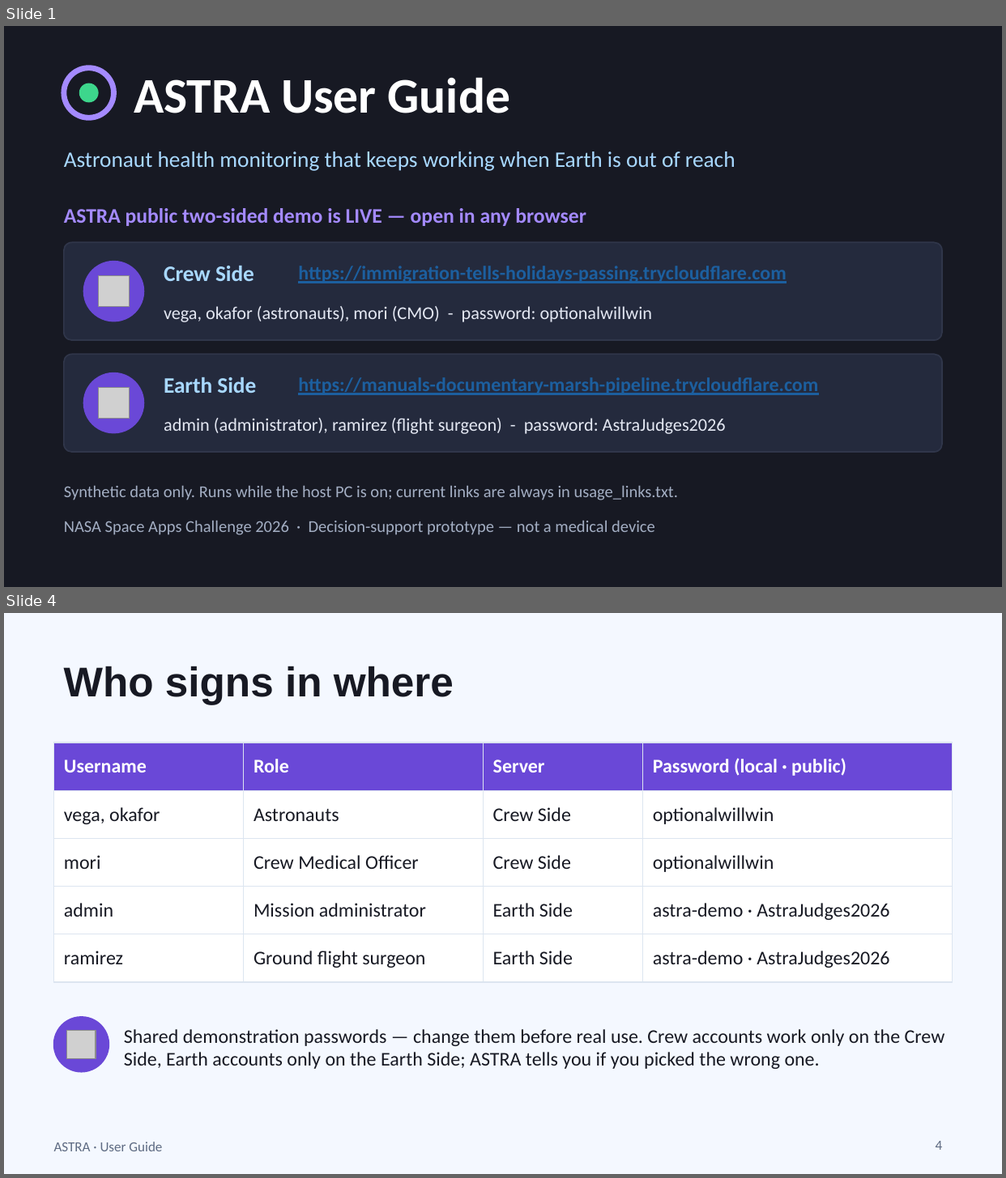
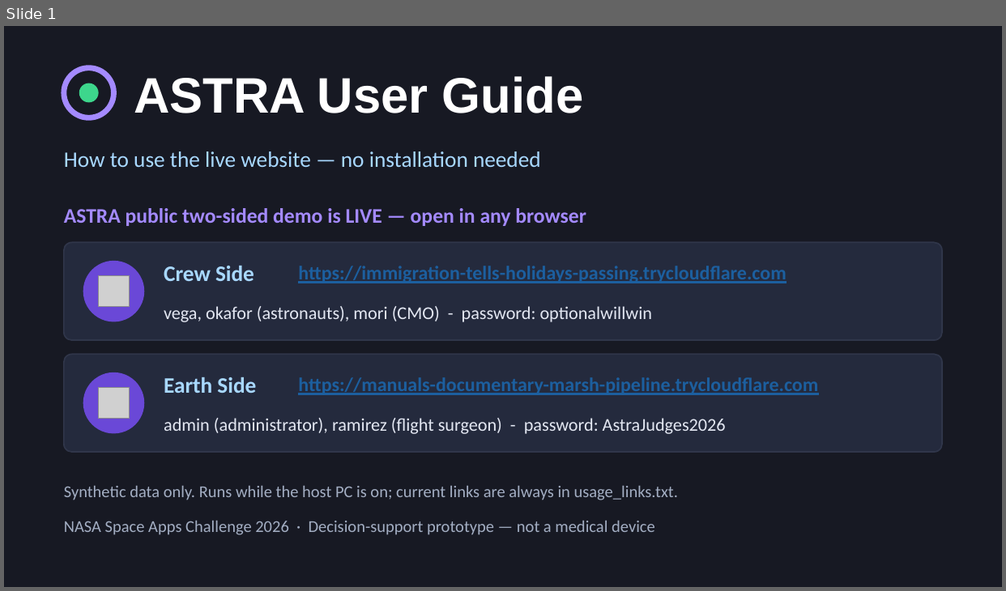
Before and after one commit to optional2026/nasa-challenge-2026, a slide deck: presentation/ASTRA_User_Guide.pptx. Shown one above the other, each under a label of ours: slides 1 and 4 before the commit, slide 1 after it; the slides between them are not shown. The pictures are 1006x1178 and 1006x591 pixels, drawn with LibreOffice and Linux fonts; fonts in the diff are those of the drawing; grey boxes stand for pictures. Boxes give left, top, right and bottom in pixels: in the first picture for what was removed or moved away, otherwise in the second. Text is boxed around its words. In the diff, an @@ line names an element or a change of style, - is before the commit and + after.

```diff
--- a/presentation/ASTRA_User_Guide.pptx
+++ b/presentation/ASTRA_User_Guide.pptx
@@ slide 4 removed at [4,613,1002,1174], background #F4F8FF @@
@@ title removed at [64,666,454,705] @@
-Who signs in where
@@ table removed at [54,743,952,971], 5 rows, 4 columns @@
-Username | Role | Server | Password (local · public)
-vega, okafor | Astronauts | Crew Side | optionalwillwin
-mori | Crew Medical Officer | Crew Side | optionalwillwin
-admin | Mission administrator | Earth Side | astra-demo · AstraJudges2026
-ramirez | Ground flight surgeon | Earth Side | astra-demo · AstraJudges2026
@@ ellipse removed at [54,1017,108,1072] @@
@@ picture removed at [67,1030,96,1059] @@
@@ text removed at [124,1029,945,1069] @@
-Shared demonstration passwords — change them before real use. Crew accounts work only on the Crew Side, Earth accounts only on the Earth Side; ASTRA tells you if you picked the wrong one.
@@ text removed at [54,1142,162,1152] @@
-ASTRA · User Guide
@@ page number removed at [936,1141,943,1150] @@
-4
@@ slide 1 changed as well @@
@@ text "ASTRA User Guide" at [134,76,583,113]: font Calibri to Arial @@
@@ text at [64,152,541,167]: text changed @@
-Astronaut health monitoring that keeps working when Earth is out of reach
+How to use the live website — no installation needed
```
Also in this commit, not shown: 1 other slide changed, 5 slides added, 4 other slides removed, 1 other file.
